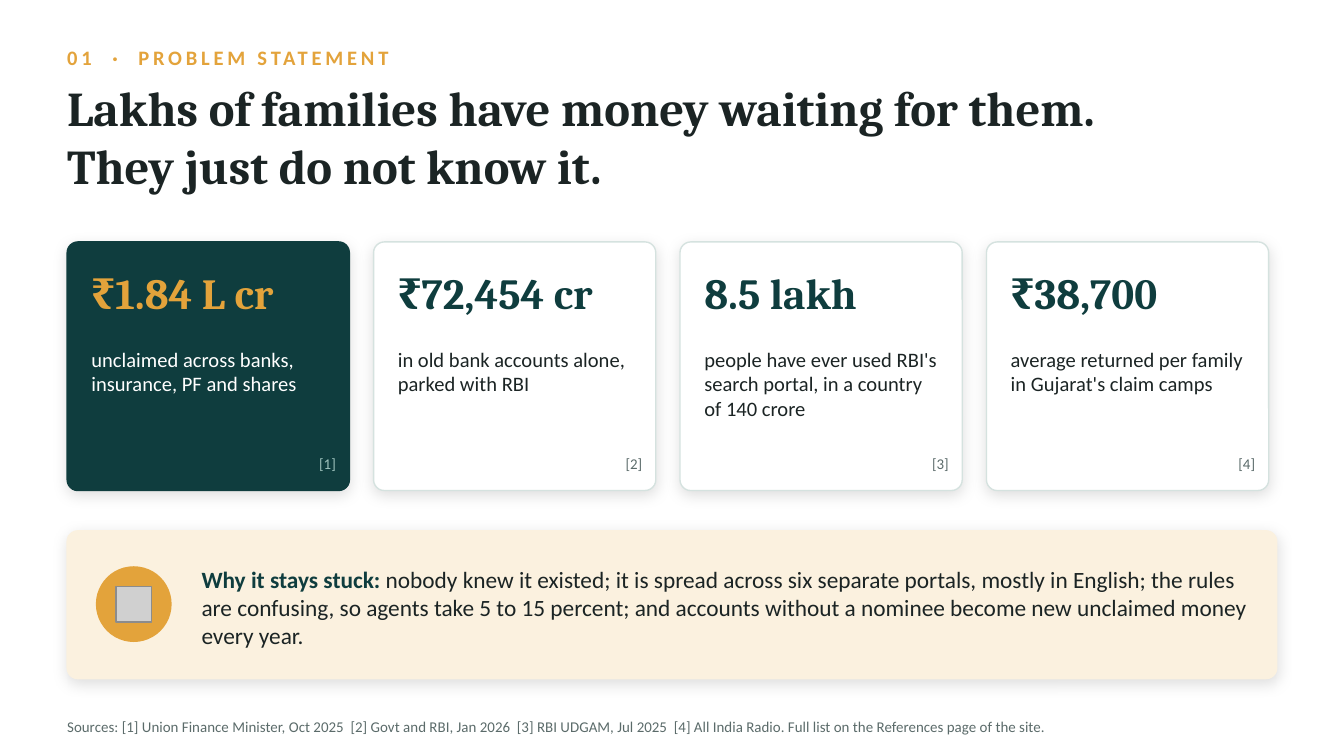
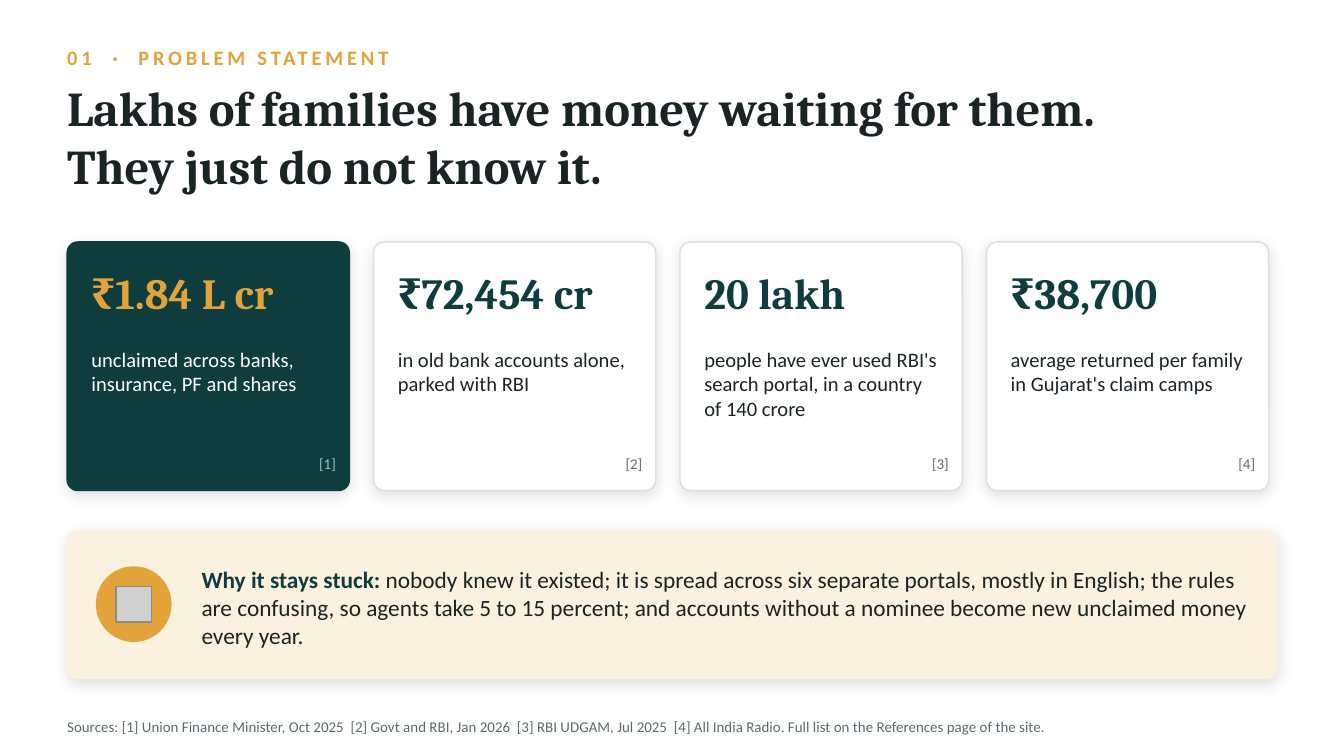
Before and after one commit to usv240/virasat, a slide deck: slide 2 of public/docs/Virasat-Team-USV-Deck.pptx. Drawn at 1344x756 pixels with LibreOffice and Linux fonts; fonts in the diff are those of the drawing; grey boxes stand for pictures. Boxes give left, top, right and bottom in pixels: in the first picture for what was removed or moved away, otherwise in the second. Text is boxed around its words. In the diff, an @@ line names an element or a change of style, - is before the commit and + after.

```diff
--- a/public/docs/Virasat-Team-USV-Deck.pptx
+++ b/public/docs/Virasat-Team-USV-Deck.pptx
@@ text at (704, 279, 845, 310): text changed @@
-8.5 lakh
+20 lakh
```
Also in this commit, not shown: 10 other files.
